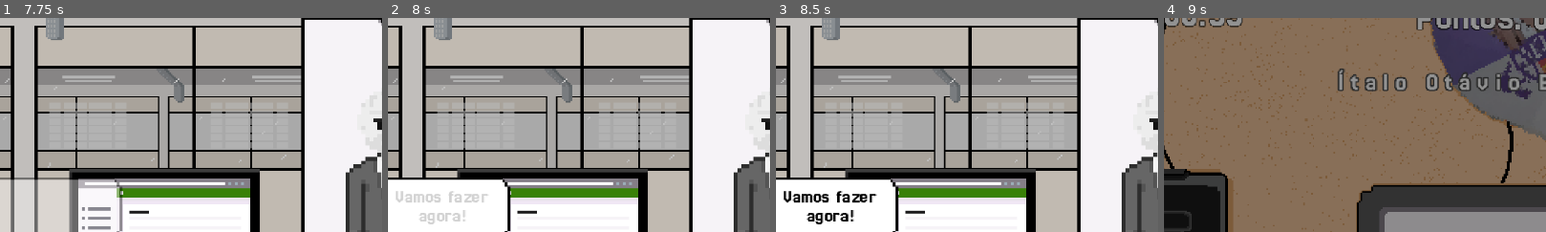
Above: before the commit, frames 1-4 (left to right).
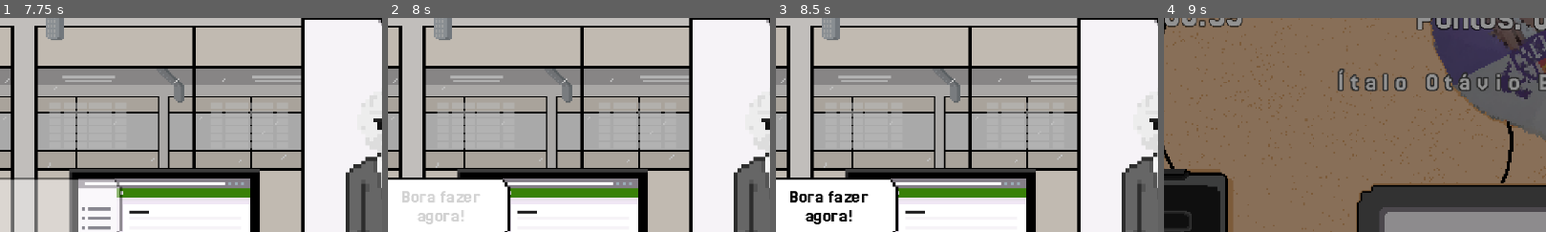
Above: after the commit, the same moments.

Repository: bianca-bezerra/CINExpress
Game: Godot game, scene res://scenes/levels/menu_scene.tscn
Same seed, same stepped clock (60 frames per second), same inputs: the game is played once before the commit and once after it.
Inputs (mouse positions are % of the whole screen's width and height, from its top left):
- Up to frame 1 (7.75 s): click "JOGAR" at 0.5 s; click (51, 39) at 1.27 s; type "Alex" at 1.35 s; click "Voltar" at 2 s; click "Voltar" at 2.75 s; click "Voltar" at 3.5 s; tap Enter (ui_accept) at 4.25, 4.52, 5.27, 6.5, 6.77, 7.52 s; tap Space (space) every 0.75 s from 4.35 to 7.35 s
- Up to frame 2 (8 s): no input
- Up to frame 3 (8.5 s): tap Space (space) at 8.1 s; tap Enter (ui_accept) at 8.27 s
- Up to frame 4 (9 s): tap Space (space) at 8.85 s
The pictures show only the part of the screen within x 8-58%, y 7-57%; the shares and areas given below are measured in that part.

Frame 1 is identical in both runs. In frame 2, 0.7% of the frame differs, in the area x 2-27%, y 80-97%; in frame 3, 1.3%; in frame 4, nothing differs.

Commit message:
feat: altera textinho de fala do atendente

Diff:
--- a/scenes/intro_scene.tscn
+++ b/scenes/intro_scene.tscn
@@ -61,15 +61,15 @@
 
 [node name="BalaoAtendenteFala" type="Label" parent="."]
 z_index = 6
-offset_left = 35.0
+offset_left = 34.0
 offset_top = 126.0
-offset_right = 112.0
+offset_right = 111.0
 offset_bottom = 155.0
 theme_override_colors/font_color = Color(0, 0, 0, 1)
 theme_override_constants/line_spacing = -1
 theme_override_fonts/font = ExtResource("7_f164h")
 theme_override_font_sizes/font_size = 12
-text = "Vamos fazer agora!"
+text = "Bora fazer agora!"
 horizontal_alignment = 1
 autowrap_mode = 2
 clip_text = true
